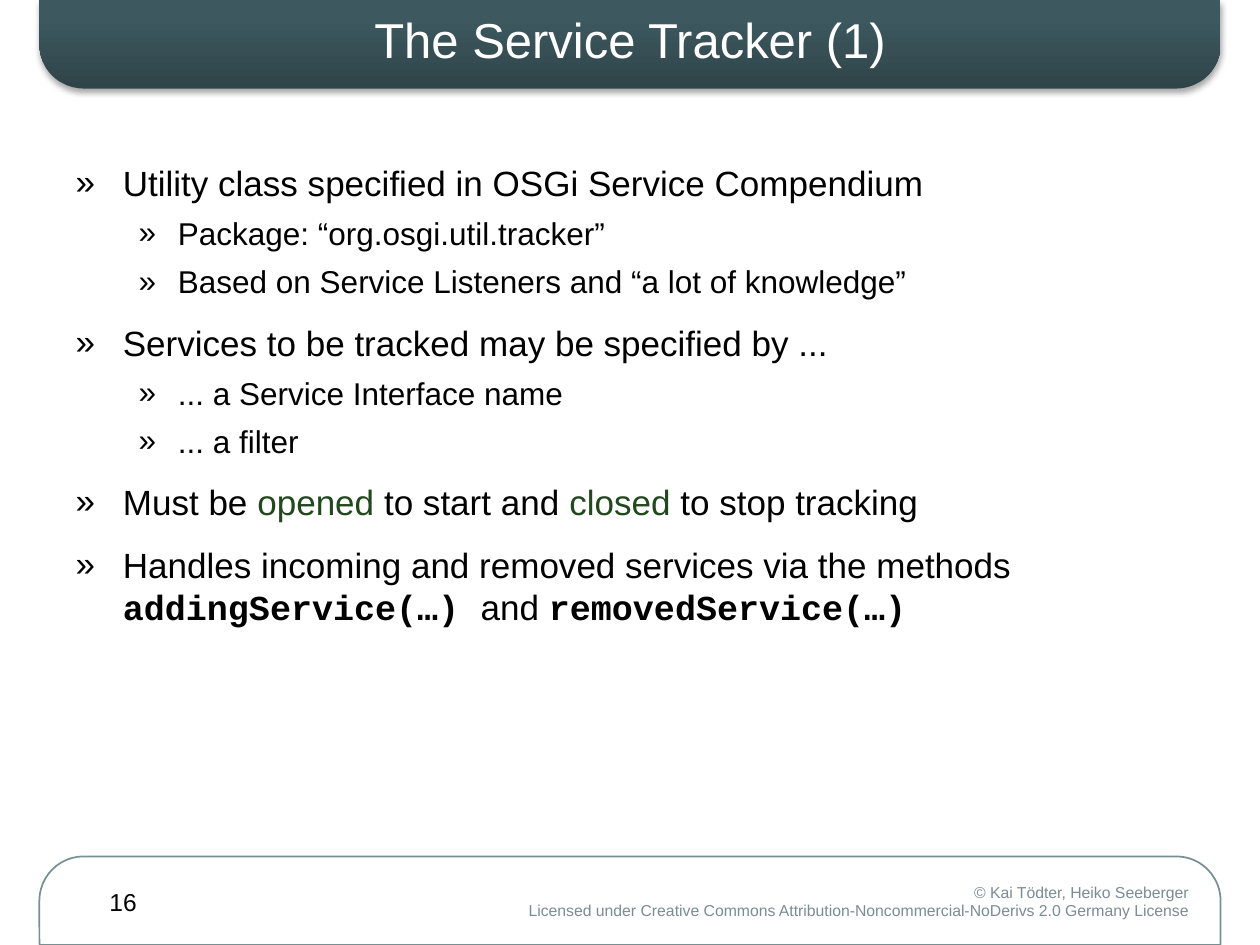
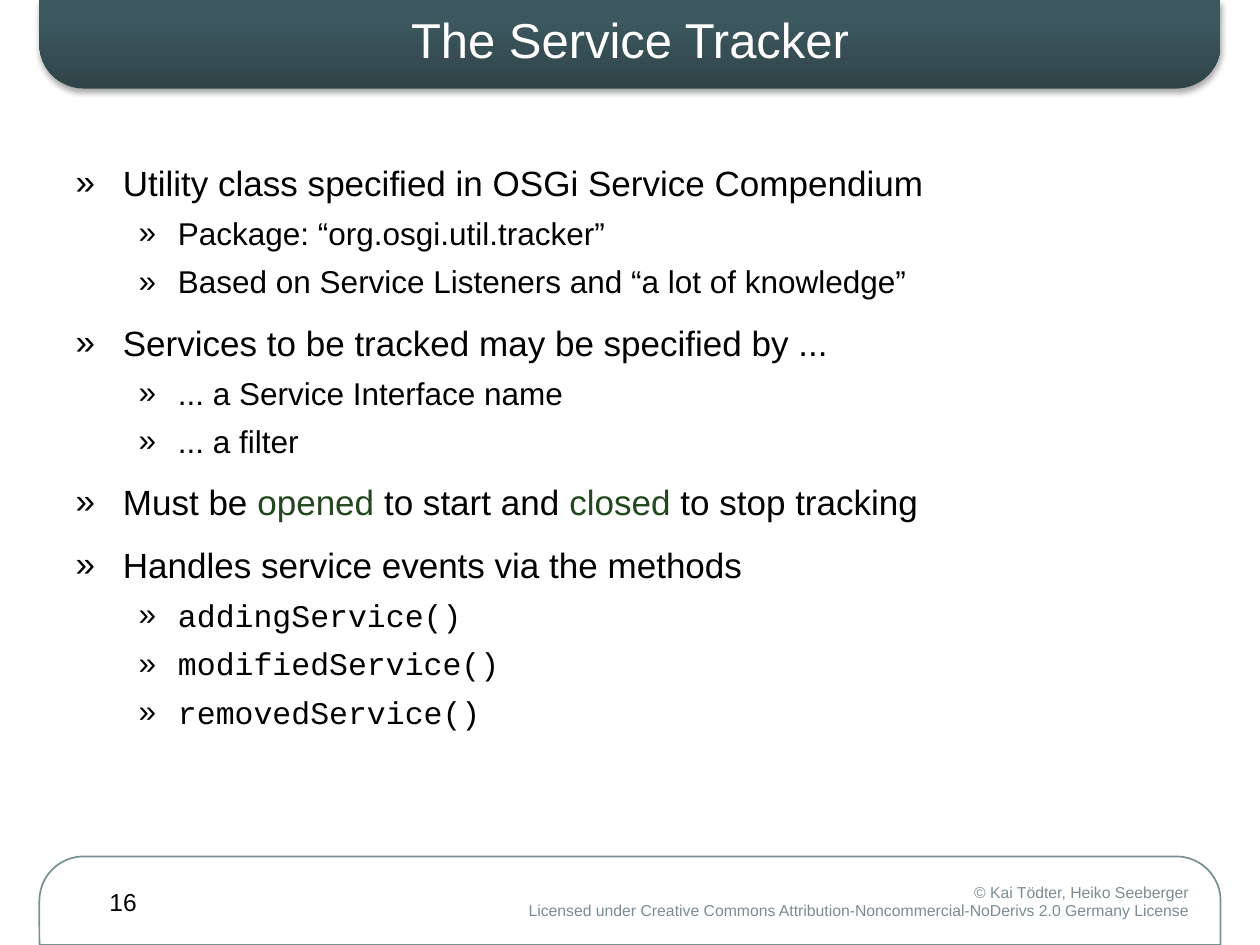
Before and after one commit to osgi-forks/osgi-person-manager, a slide deck: slide 16 of presentations/WJAX2008 DS-DM.pptx. Drawn at 1260x945 pixels with LibreOffice and Linux fonts; fonts in the diff are those of the drawing. Boxes give left, top, right and bottom in pixels: in the first picture for what was removed or moved away, otherwise in the second. Text is boxed around its words. In the diff, an @@ line names an element or a change of style, - is before the commit and + after.

```diff
--- a/presentations/WJAX2008 DS-DM.pptx
+++ b/presentations/WJAX2008 DS-DM.pptx
@@ title at bbox=[411, 22, 849, 59]: text changed @@
-The Service Tracker (1)
+The Service Tracker
@@ text at bbox=[123, 552, 742, 731]: text changed; size 20 to 18 pt; font Arial to Courier New @@
-» Handles incoming and removed services via the methods addingService(…) and removedService(…)
+» Handles service events via the methods
+  » addingService()
+  » modifiedService()
+  » removedService()
```
Also in this commit, not shown: 14 other slides changed, 13 slides added, 2 slides removed.
